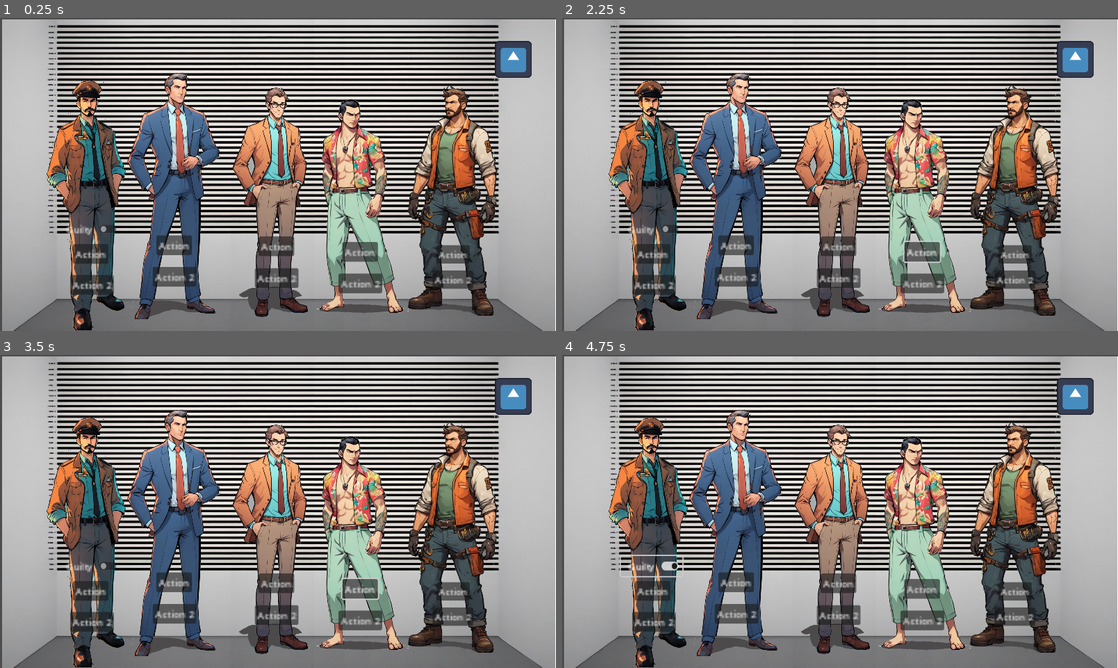
Above: before the commit, frames 1-4 (two rows, left to right).
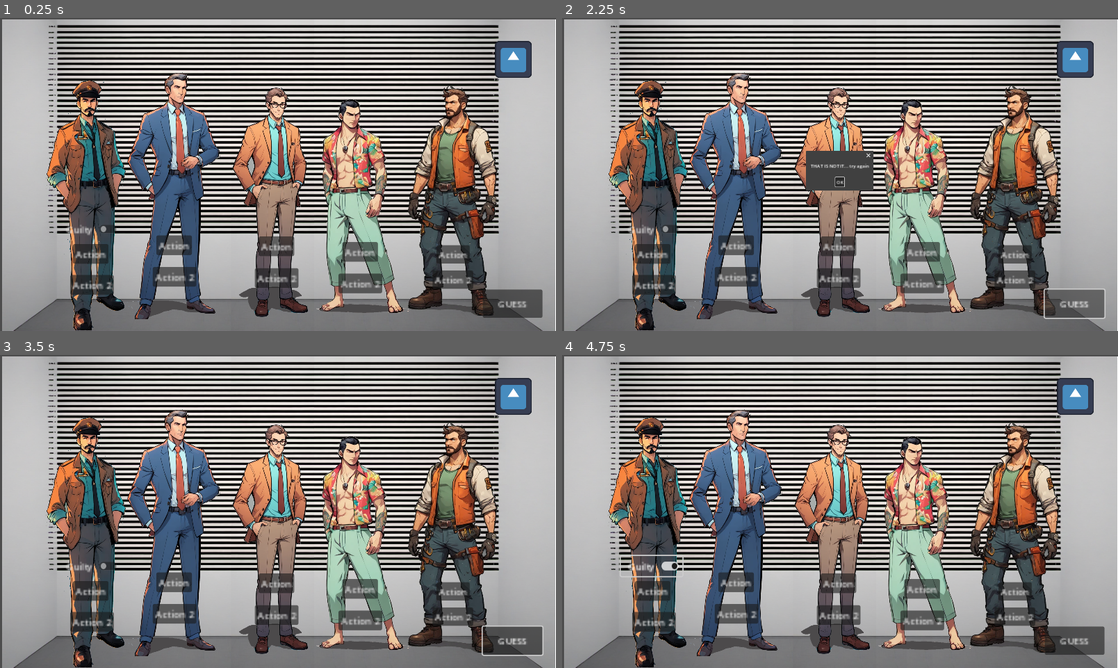
Above: after the commit, the same moments.

Repository: dornad/ggj2024
Game: Godot game, scene res://Scenes/world.tscn
The game is run twice, just before and just after one commit, with the same random seed, the same clock (stepped at 60 frames per second) and the same inputs. The engine's default icon, where the game draws it, is replaced by a stand-in: a white triangle on a blue panel in a dark square.
Inputs (mouse positions are in pixels of both pictures, inside the frame that each line leads up to):
- Up to frame 1 (0.25 s): no input
- Up to frame 2 (2.25 s): click "Action" at 0.5 s; click "Action" at 1.25 s; click (1073, 302) at 2 s, where only the run after the commit has a clickable "GUESS"
- Up to frame 3 (3.5 s): click (278, 517) at 2.75 s, where only the run after the commit has a clickable "OK"
- Up to frame 4 (4.75 s): click "Action 2" at 3.5 s; click "Guilty" at 4.25 s

The runs differ from the first frame. In frame 1, 0.9% of the frame differs, in the area x 86-98%, y 86-96%; in frame 2, 2.5%, in the area x 43-98%, y 42-97%; in frame 3, 1.0%; in frame 4, 0.9%.

Commit message:
End State implemented

Diff:
--- a/Scenes/world.tscn
+++ b/Scenes/world.tscn
@@ -12,6 +12,7 @@
 [ext_resource type="Texture2D" uid="uid://fa6j63lg5vm8" path="res://Assets/Mechanic_ transparent.png" id="6_irn4i"]
 [ext_resource type="Texture2D" uid="uid://dfsqc6opwa2in" path="res://Assets/Teacher_Transparent.png" id="7_y0v0n"]
 [ext_resource type="Texture2D" uid="uid://cey8ci26bftbj" path="res://Assets/yakuza guy_transparent.png" id="8_7na4d"]
+[ext_resource type="Script" path="res://Scripts/Game.gd" id="13_o0apk"]
 
 [sub_resource type="RectangleShape2D" id="RectangleShape2D_mucmf"]
 size = Vector2(129, 130)
@@ -30,6 +31,7 @@
 position = Vector2(108, 167)
 scale = Vector2(0.725462, 0.725462)
 script = ExtResource("2_7lcpd")
+is_guilty = true
 normal_voice = ExtResource("3_dg6ly")
 mask_voice = ExtResource("4_vaiej")
 pain_voice = ExtResource("4_vaiej")
@@ -265,6 +267,17 @@
 
 [node name="audioPlayer" type="AudioStreamPlayer2D" parent="."]
 unique_name_in_owner = true
+
+[node name="Game" type="Node2D" parent="."]
+position = Vector2(1667, 937)
+script = ExtResource("13_o0apk")
+
+[node name="Button" type="Button" parent="Game"]
+offset_right = 106.0
+offset_bottom = 50.0
+scale = Vector2(1.94664, 1.94664)
+text = "GUESS
+"
 
 [connection signal="pressed" from="Character/Button Action 1" to="Character" method="_on_button_pressed"]
 [connection signal="pressed" from="Character/Button Action 2" to="Character" method="_on_button_action_2_pressed"]
@@ -281,3 +294,4 @@
 [connection signal="body_exited" from="Draggable/Area2D" to="Draggable" method="_on_area_2d_body_exited"]
 [connection signal="mouse_entered" from="Draggable/Area2D" to="Draggable" method="_on_area_2d_mouse_entered"]
 [connection signal="mouse_exited" from="Draggable/Area2D" to="Draggable" method="_on_area_2d_mouse_exited"]
+[connection signal="pressed" from="Game/Button" to="Game" method="_on_button_pressed"]
--- a/Scripts/Character.gd
+++ b/Scripts/Character.gd
@@ -9,7 +9,7 @@
 @export var mask_voice: Resource = load("res://Assets/Audio/deep_voice_Robbing.wav")
 @export var pain_voice: Resource = load("res://Assets/Audio/deep_voice_Robbing.wav")
 
-var is_guessing_guilty: bool
+var is_guessing_guilty: bool = false
 
 func _on_button_pressed():
 	if firstItem == global.DraggableType.NONE:
--- /dev/null
+++ b/Scripts/Game.gd
@@ -0,0 +1,26 @@
+extends Node2D
+
+func _on_button_pressed():
+	var world = find_parent("World")
+	var characters = world.find_children("Character*", "Character")
+	var isSuccess = false
+	for character in characters:
+		var currentGuess = character.is_guessing_guilty
+		var isGuilty = character.is_guilty
+		if currentGuess == true && currentGuess == isGuilty:
+			isSuccess = true
+
+	if isSuccess:
+		alert("GREAT JOB!")
+	else:
+		alert("THAT IS NOT IT... try again")
+
+func alert(text: String, title: String = ""):
+	var dialog = AcceptDialog.new()
+	dialog.dialog_text = text
+	dialog.title = title
+	#dialog.connect('modal_closed', dialog, 'queue_free')
+
+	add_child(dialog)
+
+	dialog.popup_centered()
Not shown: 1 places in Scenes/world.tscn that only renumber resources
